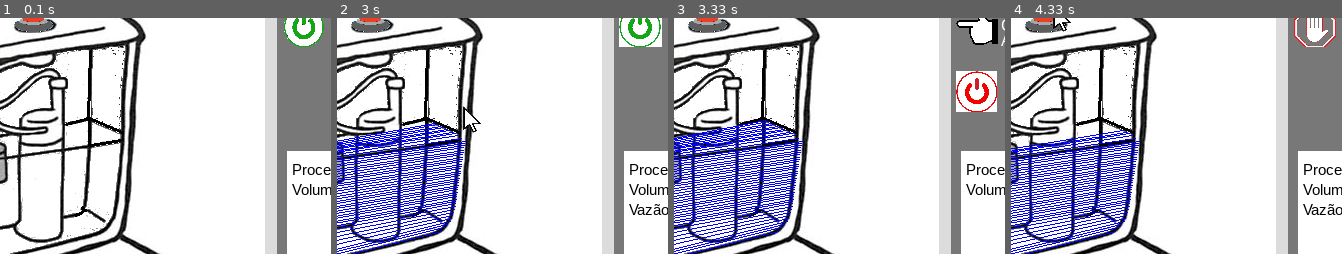
Above: before the commit, frames 1-4 (left to right).
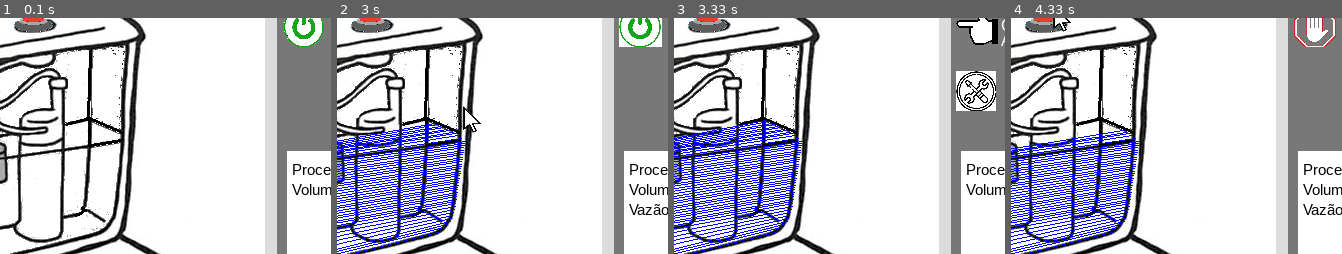
Above: after the commit, the same moments.

Repository: JPKP-Kuhn/Curso-Python
Game: pygame game, started from IFSC_python/20230516/SimulacaoCaixaAcopladaClassesOK/Codigos/main.py
Two runs of this game, one before a commit and one after it. Both use one fixed random seed, a clock stepped at 60 frames per second and the inputs below.
Inputs (mouse positions are % of the whole screen's width and height, from its top left):
- Up to frame 1 (0.1 s): no input
- Up to frame 2 (3 s): click (64, 11) at 0.38 s; click (51, 57) at 0.72 s; click (19, 36) at 1.05 s; click (88, 87) at 1.38 s; click (53, 17) at 1.72 s; click (46, 77) at 2.05 s; click (47, 34) at 2.38 s; click (36, 30) at 2.72 s
- Up to frame 3 (3.33 s): click (78, 42) at 3.05 s
- Up to frame 4 (4.33 s): click (83, 49) at 3.38 s; click (72, 33) at 3.72 s; click (24, 8) at 4.05 s
The pictures show only the part of the screen within x 18-68%, y 10-60%; the shares and areas given below are measured in that part.

Frames 1-2 are identical in both runs. In frame 3, 1.1% of the frame differs, in the area x 85-98%, y 22-40%; in frame 4, nothing differs.

Commit message:
Controle de manutenção

Diff:
--- a/IFSC_python/20230516/SimulacaoCaixaAcopladaClassesOK/Codigos/CaixaAcoplada.py
+++ b/IFSC_python/20230516/SimulacaoCaixaAcopladaClassesOK/Codigos/CaixaAcoplada.py
@@ -72,7 +72,7 @@
 	def CA_Estado2(self):
 		self.SurfCaixaLinhaDagua()
 		self.SurfDados.blit( self.OkImage, (5,5) )
-		self.SurfDados.blit( self.StartImage, (5,70), self.retImageOffButton)
+		self.SurfDados.blit( self.Maintenance, (5,70), self.retImageMaintenance)
 		self._valvula._status = "Fechada"
 		if(self.flagB1b):	#Localiza vizinhança do botao da valvula
 			self.MouseFlag=False	#Troca a figura do mouse para mãozinha
@@ -84,19 +84,23 @@
 			self.MouseFlag=True		#Volta o mouse para seta
 		self.MouseClicked = False	#desmarca o clique do mouse.
 
+		if(self.flagB3a): #Localiza vizinhança do botao para manutenção
+			self.MouseFlag=False
+			if(self.MouseClicked==True):
+				self.Estado=4 #Inicia a manutenção
+				self.MouseFlag=True
+				self._Controle_vazao_saida()
+
 	def CA_Estado3(self):	#Esvaziamento
 		self._valvula._status = "Aberta"
 		self.SurfCaixa_esvaziamento()
 		self._alavanca._incrementa_contador()
 
+
+
 	def CA_Estado4(self):
-		if(self.flagB3a): #Localiza vizinhança do botao para manutenção
-			self.SurfDados.blit( self.StartImageDark, (5,5), self.retImageOffButton )
-			self.MouseFlag=False
-			if(self.MouseClicked==True):
-				self.Estado=3 #Inicia a manutenção
-				self.MouseFlag=True
-				self._Controle_vazao_saida()
+		pass
+
 
 	def _Controle_vazao_entrada(self):
 		self.VolumeCaixa = 0
--- a/IFSC_python/20230516/SimulacaoCaixaAcopladaClassesOK/Codigos/SurfDados.py
+++ b/IFSC_python/20230516/SimulacaoCaixaAcopladaClassesOK/Codigos/SurfDados.py
@@ -33,23 +33,32 @@
 				self.StartImage.get_height()))
 		self.retImageOnOffButton = pyg.Rect((0,0),(self.StartImage.get_width()/2,
 				self.StartImage.get_height()))
+		self.retImageMaintenance = pyg.Rect((0,0), (self.Maintenance.get_width(),
+				self.Maintenance.get_height()))
 
 
 	def SurfDados_Parametros_Botoes(self):
-		#Imagem do botão Liga- desliga.
+		#Imagens
 		self.OnOffImage = "../Imagens/BotaoOnOff.jpg"
+		self.ManutencaoImage = "../Imagens/Manutencao.png"
 		self.OnOffImageDark = "../Imagens/BotaoOnOffDark.png"
+		self.OkImage = "../Imagens/DedoApontando.png"
+		self.EspereImage = "../Imagens/mao_espere.png"
+
+		#Carregando as imagens, com fundo transparente
 		self.StartImage =pyg.image.load(self.OnOffImage).convert_alpha()
+		self.Maintenance =pyg.image.load(self.ManutencaoImage).convert_alpha()
 		self.StartImageDark =pyg.image.load(self.OnOffImageDark).convert_alpha()
-		#self.OkImage = "../Imagens/MaoOk.png"
-		self.OkImage = "../Imagens/DedoApontando.png"
 		self.OkImage=pyg.image.load(self.OkImage).convert_alpha()
-		self.EspereImage = "../Imagens/mao_espere.png"
 		self.EspereImage=pyg.image.load(self.EspereImage).convert_alpha()
+
 		reducao = 15	#Taxa de reducao da figura do botao de liga/desliga.
 		base = self.StartImage.get_width()
 		altura = self.StartImage.get_height()
+
+		#Reconfiguração do tamanho das imagens
 		self.StartImage=pyg.transform.scale(self.StartImage,(base/reducao,altura/reducao))
+		self.Maintenance=pyg.transform.scale(self.Maintenance,(self.Maintenance.get_width()/5.5,self.Maintenance.get_height()/5.5))
 		self.StartImageDark=pyg.transform.scale(self.StartImageDark,(base/reducao,altura/reducao))
 		self.OkImage=pyg.transform.scale(self.OkImage,(self.OkImage.get_width()/12,self.OkImage.get_height()/12))
 		self.EspereImage=pyg.transform.scale(self.EspereImage,(43,43))
@@ -88,7 +97,10 @@
 			vazaoSaida = self.FontA15.render(vazaoSaida, True, self.Preto)
 			self.SurfDados.blit(vazaoSaida, (15,200))
 		elif (self.Estado==4):
-			Texto_Processo+="Caixa em manutenção, aguarde o fim desta."
+			Texto_Processo+="Caixa em manutenção"
+			vazaoSaida = "Vazão de saída: {:.1f} litro/seg".format(self._comporta._vazao_saida)
+			vazaoSaida = self.FontA15.render(vazaoSaida, True, self.Preto)
+
 		Texto_Processo = self.FontA15.render(Texto_Processo, True, self.Preto)	#Cria imagem do texto
 		self.SurfDados.blit(Texto_Processo, (15,160))	#Blit do texto na posicao
 		self.SurfDados.blit(volumeAtual, (15,180))
@@ -133,12 +145,12 @@
 			self.SurfDados.blit(Caixa2, (50, 30))
 			self.SurfDados.blit(Caixa3, (60, 73))
 			self.SurfDados.blit(Caixa4, (60, 88))
-		elif(self.Estado==4):
-			Caixa = self.fonteBase.render('Caixa em manutenção', True, self.Branco)
 		elif(self.Estado==3):
 			Caixa = self.fonteBase.render("Caixa Esvaziando", True, self.Branco)
 				#Caixa pode ser desativada se estiver cheia.
 			self.SurfDados.blit(Caixa, (60, 20))
+		elif(self.Estado==4):
+			Caixa = self.fonteBase.render('Caixa em manutenção', True, self.Branco)
 		else:
 			if(self.DesativarCaixa==False):
 				Caixa= self.fonteBase.render('Caixa em uso', True, self.Branco)
Binary file added: IFSC_python/20230516/SimulacaoCaixaAcopladaClassesOK/Imagens/Manutencao.png
